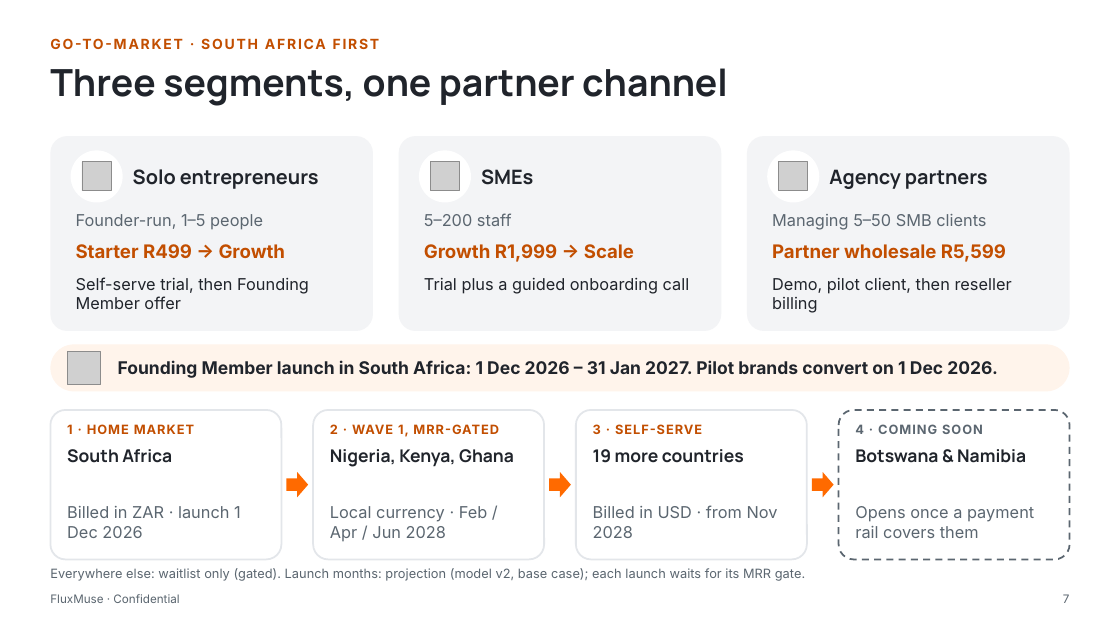
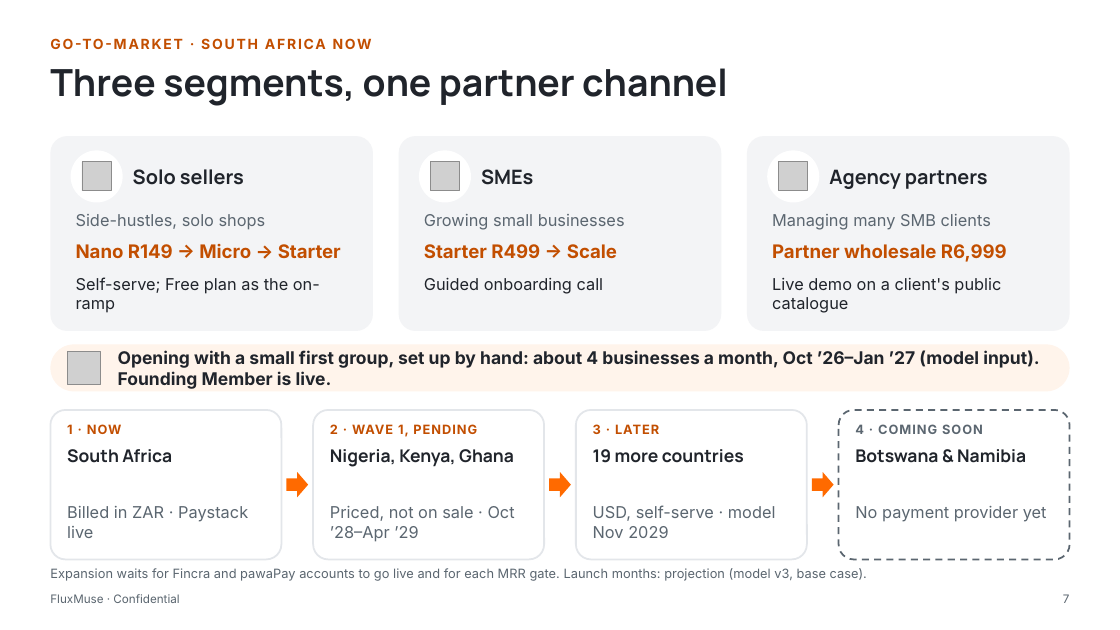
Before and after one commit to embizo/fluxmuse, a slide deck: slide 7 of docs/go-to-market/04_Investor_Pitch_Deck/FluxMuse_Investor_Pitch_Deck.pptx. Drawn at 1120x630 pixels with LibreOffice and Linux fonts; fonts in the diff are those of the drawing; grey boxes stand for pictures. Boxes give left, top, right and bottom in pixels: in the first picture for what was removed or moved away, otherwise in the second. Text is boxed around its words. In the diff, an @@ line names an element or a change of style, - is before the commit and + after.

```diff
--- a/docs/go-to-market/04_Investor_Pitch_Deck/FluxMuse_Investor_Pitch_Deck.pptx
+++ b/docs/go-to-market/04_Investor_Pitch_Deck/FluxMuse_Investor_Pitch_Deck.pptx
@@ text at <box>133,169,244,185</box>: text changed @@
-Solo entrepreneurs
+Solo sellers
@@ text at <box>76,214,266,230</box>: text changed @@
-Founder-run, 1–5 people
+Side-hustles, solo shops
@@ text at <box>424,214,625,230</box>: text changed @@
-5–200 staff
+Growing small businesses
@@ text at <box>772,214,991,230</box>: text changed @@
-Managing 5–50 SMB clients
+Managing many SMB clients
@@ text at <box>76,244,341,258</box>: text changed @@
-Starter R499 → Growth
+Nano R149 → Micro → Starter
@@ text at <box>424,244,617,259</box>: text changed @@
-Growth R1,999 → Scale
+Starter R499 → Scale
@@ text at <box>772,244,1007,262</box>: text changed @@
-Partner wholesale R5,599
+Partner wholesale R6,999
@@ text at <box>76,277,320,313</box>: text changed @@
-Self-serve trial, then Founding Member offer
+Self-serve; Free plan as the on-ramp
@@ text at <box>424,278,604,294</box>: text changed @@
-Trial plus a guided onboarding call
+Guided onboarding call
@@ text at <box>772,278,1001,313</box>: text changed @@
-Demo, pilot client, then reseller billing
+Live demo on a client's public catalogue
@@ text at <box>118,350,1039,389</box>: text changed @@
-Founding Member launch in South Africa: 1 Dec 2026 – 31 Jan 2027. Pilot brands convert on 1 Dec 2026.
+Opening with a small first group, set up by hand: about 4 businesses a month, Oct ’26–Jan ’27 (model input). Founding Member is live.
@@ text at <box>67,424,122,434</box>: text changed @@
-1 · HOME MARKET
+1 · NOW
@@ text at <box>330,424,477,437</box>: text changed @@
-2 · WAVE 1, MRR-GATED
+2 · WAVE 1, PENDING
@@ text at <box>593,424,659,434</box>: text changed @@
-3 · SELF-SERVE
+3 · LATER
@@ text at <box>67,506,248,538</box>: text changed @@
-Billed in ZAR · launch 1 Dec 2026
+Billed in ZAR · Paystack live
@@ text at <box>330,506,515,542</box>: text changed @@
-Local currency · Feb / Apr / Jun 2028
+Priced, not on sale · Oct ’28–Apr ’29
@@ text at <box>593,505,776,538</box>: text changed @@
-Billed in USD · from Nov 2028
+USD, self-serve · model Nov 2029
@@ text at <box>855,506,1047,522</box>: text changed @@
-Opens once a payment rail covers them
+No payment provider yet
@@ text at <box>50,568,867,581</box>: text changed @@
-Everywhere else: waitlist only (gated). Launch months: projection (model v2, base case); each launch waits for its MRR gate.
+Expansion waits for Fincra and pawaPay accounts to go live and for each MRR gate. Launch months: projection (model v3, base case).
```
Also in this commit, not shown: 29 other slides changed, 15 other files.
